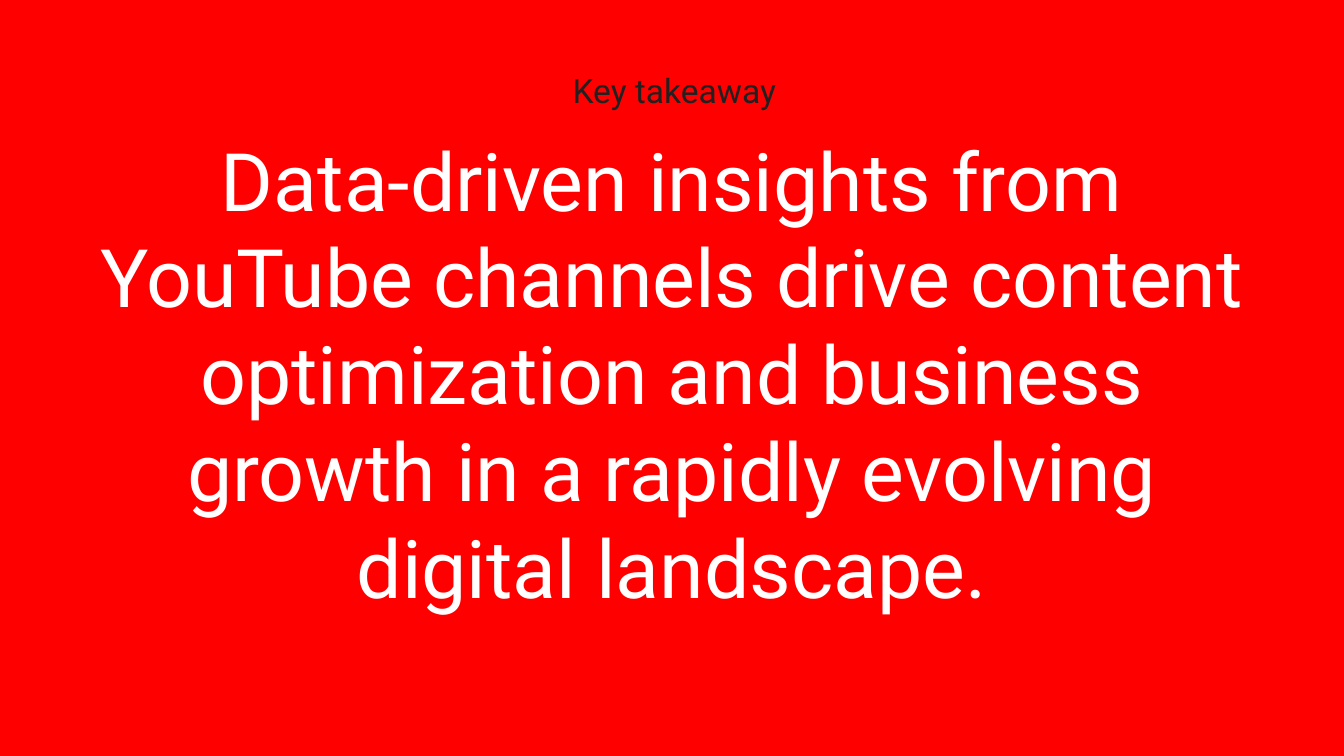
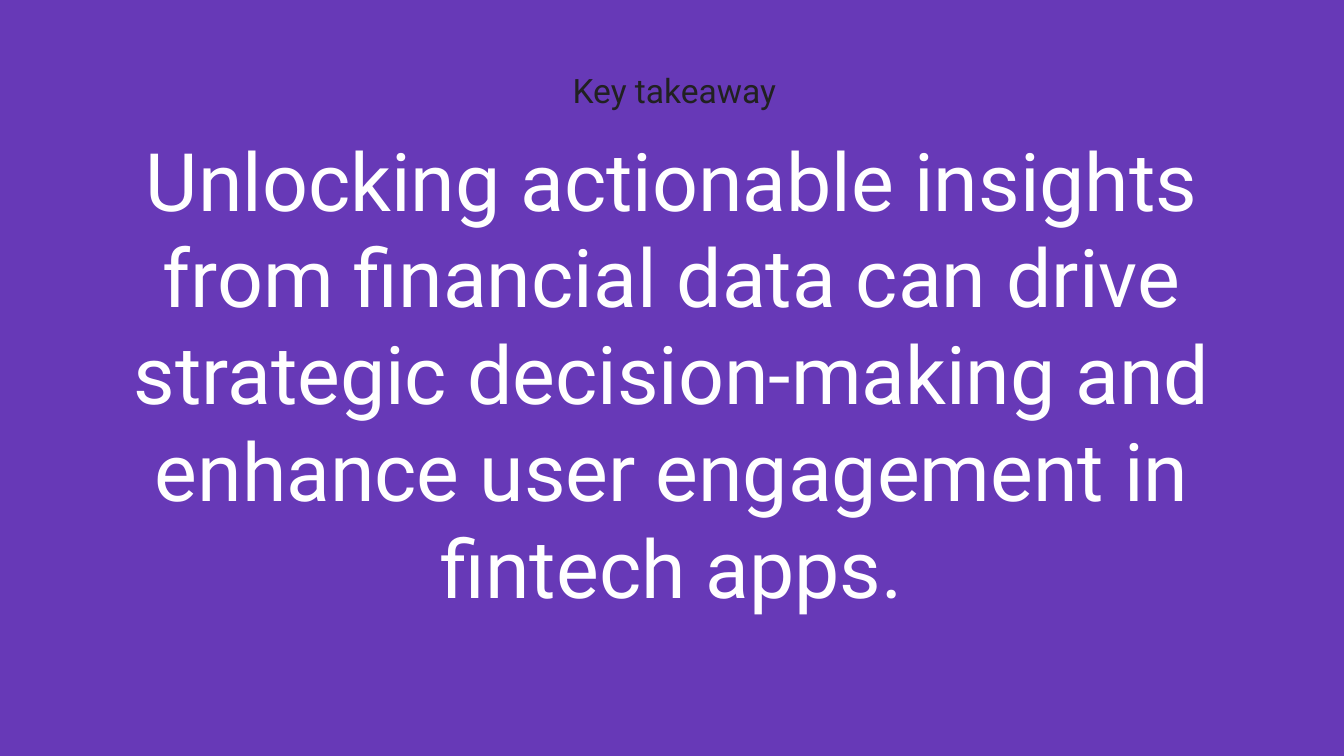
Before and after one commit to surabhi0901/phonepe_pulse_data_visualization_and_exploration, a slide deck: slide 10 of project-overview.pptx (slide 11 before the commit). Drawn at 1344x756 pixels with LibreOffice and Linux fonts; fonts in the diff are those of the drawing. Boxes give left, top, right and bottom in pixels: in the first picture for what was removed or moved away, otherwise in the second. Text is boxed around its words. In the diff, an @@ line names an element or a change of style, - is before the commit and + after.

```diff
--- a/project-overview.pptx
+++ b/project-overview.pptx
@@ background #FF0000 to #6739B7 @@
@@ title at bbox=[134, 150, 1210, 615]: text changed @@
-Data-driven insights from YouTube channels drive content optimization and business growth in a rapidly evolving digital landscape.
+Unlocking actionable insights from financial data can drive strategic decision-making and enhance user engagement in fintech apps.
```
Also in this commit, not shown: 8 other slides changed, 2 slides added, 3 slides removed.
